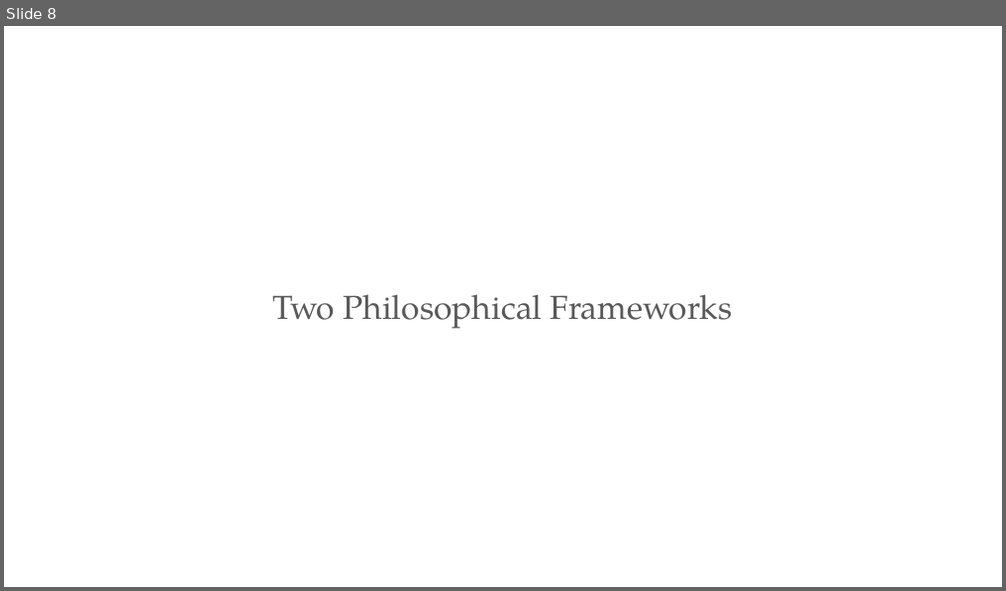
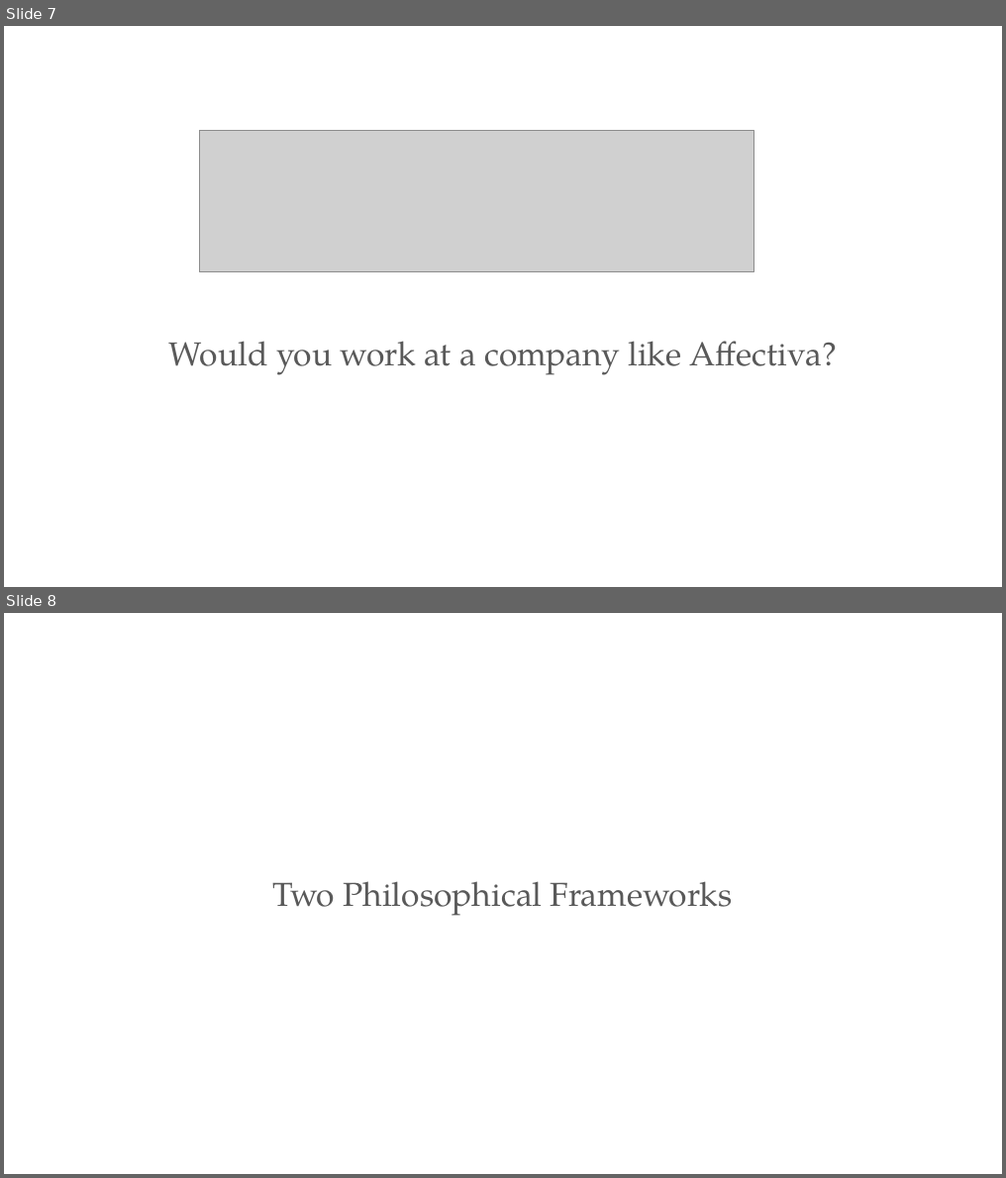
Before and after one commit to PracticumAI/ethics, a slide deck: presentations/01_ethics.pptx. Shown one above the other, each under a label of ours: slide 8 before the commit, slides 7 and 8 after it. The pictures are 1006x591 and 1006x1178 pixels, drawn with LibreOffice and Linux fonts; fonts in the diff are those of the drawing; grey boxes stand for pictures. Boxes give left, top, right and bottom in pixels: in the first picture for what was removed or moved away, otherwise in the second. Text is boxed around its words. In the diff, an @@ line names an element or a change of style, - is before the commit and + after.

```diff
--- a/presentations/01_ethics.pptx
+++ b/presentations/01_ethics.pptx
@@ slide 7 added at <box>4,26,1002,587</box>, background #FFFFFF @@
@@ picture added at <box>199,130,754,273</box> @@
@@ text added at <box>169,341,837,375</box>, 32 pt, text #595959 @@
+Would you work at a company like Affectiva?
```
Also in this commit, not shown: 1 slide changed, 1 other slide added, 2 slides removed.
